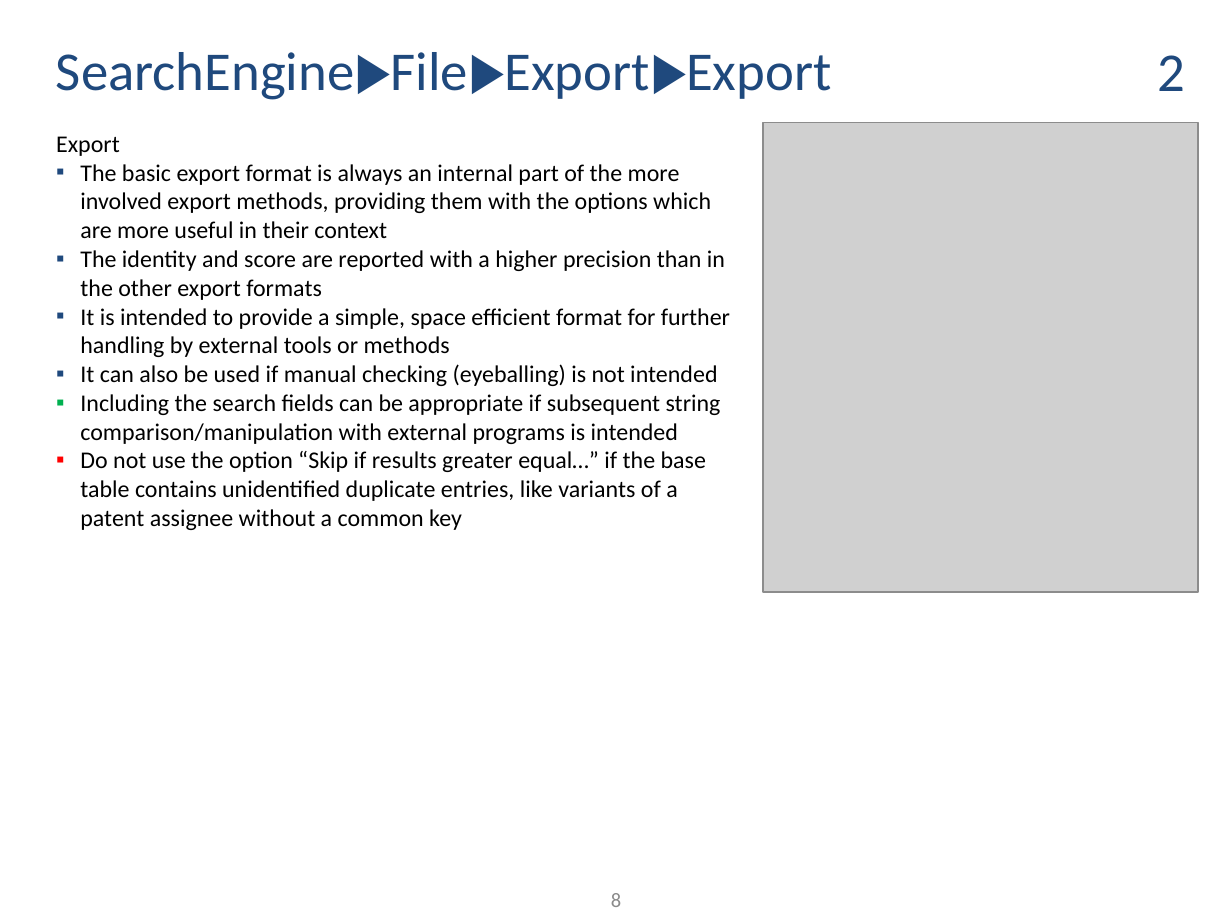
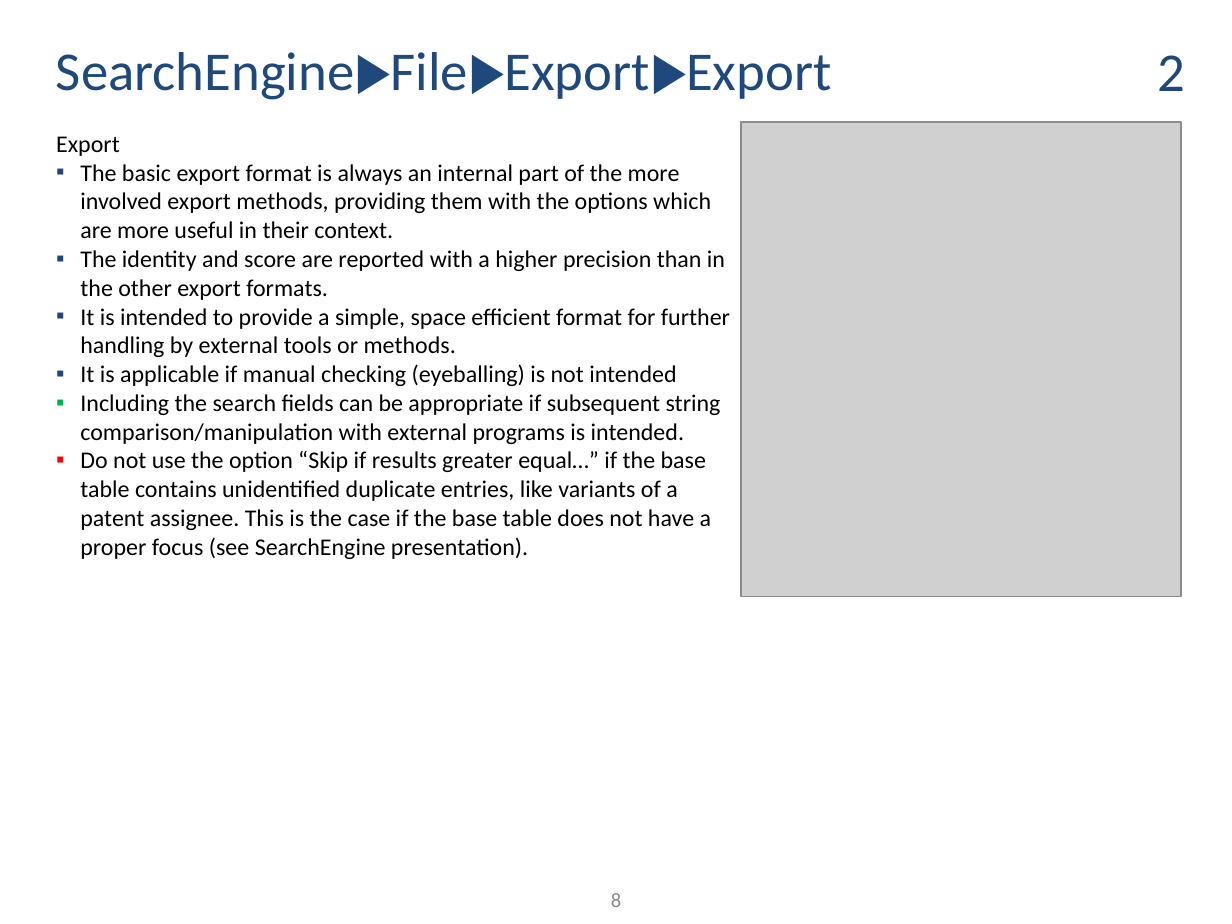
Before and after one commit to ThorstenDoherr/searchengine, a slide deck: slide 8 of doc/Manual.pptx. Drawn at 1232x924 pixels with LibreOffice and Linux fonts; fonts in the diff are those of the drawing; grey boxes stand for pictures. Boxes give left, top, right and bottom in pixels: in the first picture for what was removed or moved away, otherwise in the second. Text is boxed around its words. In the diff, an @@ line names an element or a change of style, - is before the commit and + after.

```diff
--- a/doc/Manual.pptx
+++ b/doc/Manual.pptx
@@ picture: place and size @@
-picture at <box>763,122,1198,591</box>
+picture at <box>740,122,1180,596</box>
@@ text at <box>80,164,730,559</box>: text changed @@
-  ▪ The basic export format is always an internal part of the more involved export methods, providing them with the options which are more useful in their context
-  ▪ The identity and score are reported with a higher precision than in the other export formats
-  ▪ It is intended to provide a simple, space efficient format for further handling by external tools or methods
-  ▪ It can also be used if manual checking (eyeballing) is not intended
-  ▪ Including the search fields can be appropriate if subsequent string comparison/manipulation with external programs is intended
-  ▪ Do not use the option “Skip if results greater equal…” if the base table contains unidentified duplicate entries, like variants of a patent assignee without a common key
+  ▪ The basic export format is always an internal part of the more involved export methods, providing them with the options which are more useful in their context.
+  ▪ The identity and score are reported with a higher precision than in the other export formats.
+  ▪ It is intended to provide a simple, space efficient format for further handling by external tools or methods.
+  ▪ It is applicable if manual checking (eyeballing) is not intended
+  ▪ Including the search fields can be appropriate if subsequent string comparison/manipulation with external programs is intended.
+  ▪ Do not use the option “Skip if results greater equal…” if the base table contains unidentified duplicate entries, like variants of a patent assignee. This is the case if the base table does not have a proper focus (see SearchEngine presentation).
```
Also in this commit, not shown: 20 other slides changed, 5 slides added, 3 other files.
